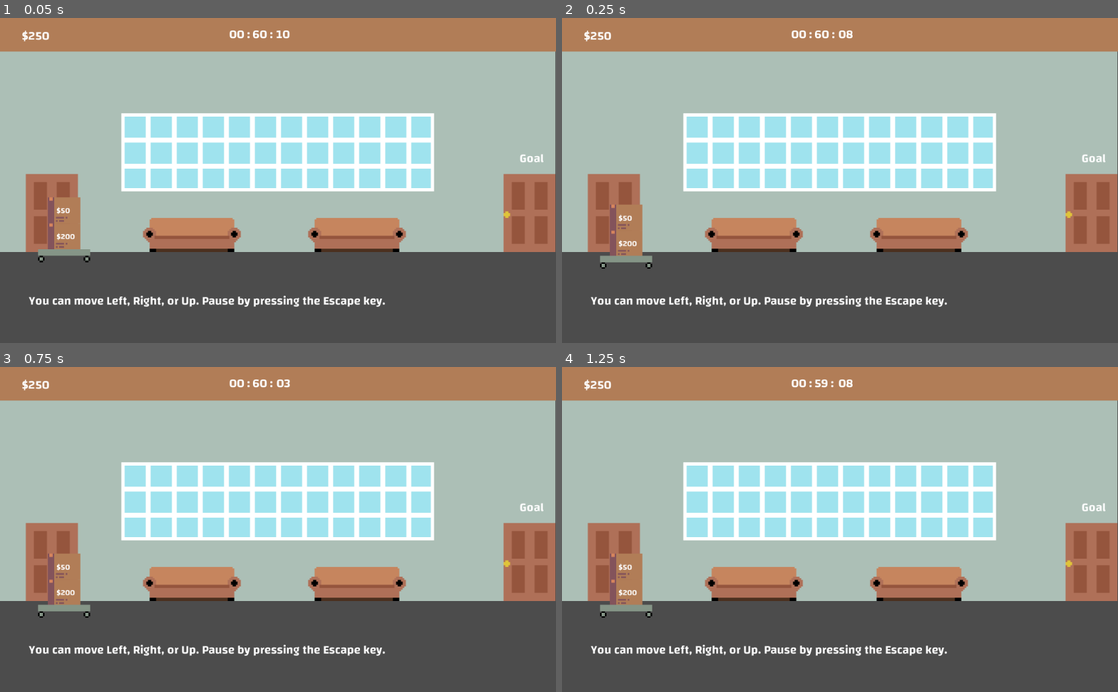
Above: before the commit, frames 1-4 (two rows, left to right).
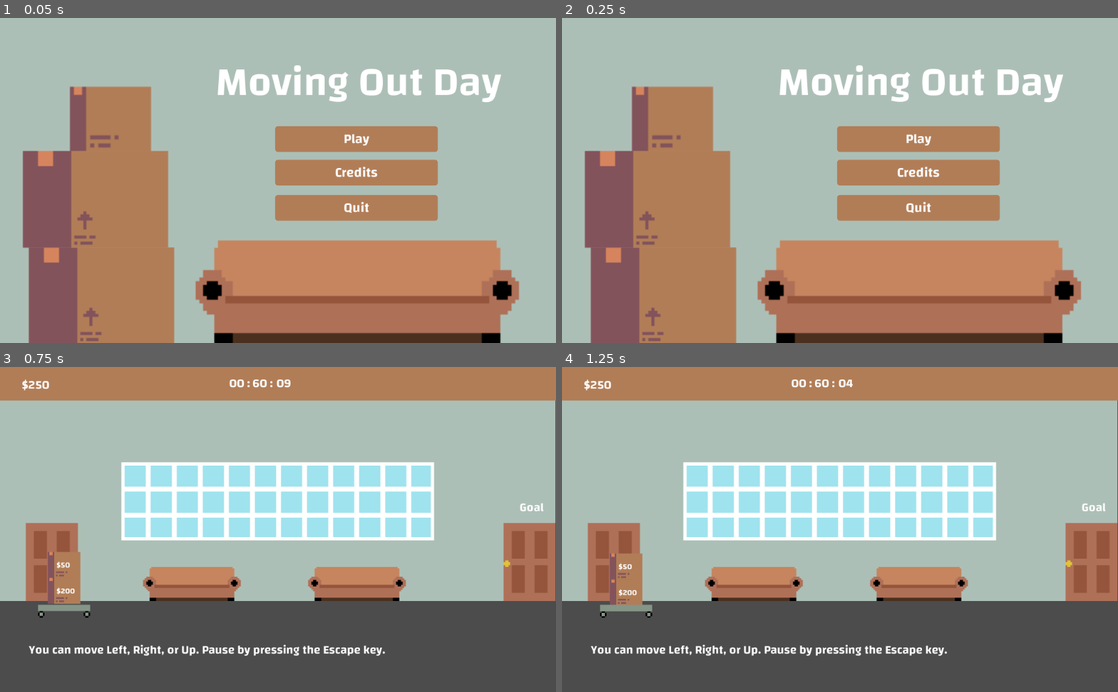
Above: after the commit, the same moments.

Repository: JMixson/moving-out-day
Game: Godot game, scene res://Scenes/Main Menu.tscn
Same seed, same stepped clock (60 frames per second), same inputs: the game is played once before the commit and once after it. Before the commit the project starts from res://Scenes/Level 1.tscn.
Inputs (mouse positions are in pixels of both pictures, inside the frame that each line leads up to):
- Up to frame 1 (0.05 s): no input
- Up to frame 2 (0.25 s): no input
- Up to frame 3 (0.75 s): click (355, 487) at 0.5 s, where only the run after the commit has a clickable "Play"
- Up to frame 4 (1.25 s): no input

The runs differ from the first frame. In frame 1, 71% of the frame differs, in the area x 0-100%, y 0-100%; in frame 2, 71%; in frame 3, 0.2%; in frame 4, less than 0.1%.

Commit message:
Change starting scene to Main Menu

Diff:
--- a/project.godot
+++ b/project.godot
@@ -11,7 +11,7 @@
 [application]
 
 config/name="Game"
-run/main_scene="res://Scenes/Level 1.tscn"
+run/main_scene="res://Scenes/Main Menu.tscn"
 config/icon="res://icon.png"
 
 [autoload]
